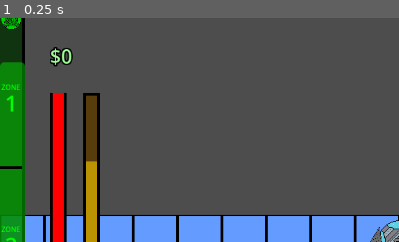
Above: before the commit, frame 1.
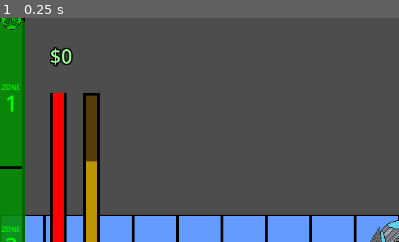
Above: after the commit, the same moment.

Repository: deruitda/ludum-dare-57
Game: Godot game, scene res://scenes/test/nick-test.tscn
Same seed, same stepped clock (60 frames per second), same inputs: the game is played once before the commit and once after it.
Inputs:
- Up to frame 1 (0.25 s): no input
The pictures show only the part of the screen within x 0-50%, y 0-50%; the shares and areas given below are measured in that part.

The runs differ from the first frame. In frame 1, 1.0% of the frame differs, in the area x 0-7%, y 0-21%.

Commit message:
Update depth_progress_bar.gd

Diff:
--- a/scenes/hud/depth_progress_bar.gd
+++ b/scenes/hud/depth_progress_bar.gd
@@ -5,20 +5,22 @@
 
 func _ready() -> void:
 	SignalBus.set_current_depth.connect(_update_current_depth)
-	modulate = get_health_color(1.0)
+	modulate = get_health_color()
 
 
 func _update_current_depth(current_depth: float) -> void:
 	var val = current_depth / (GameState.TOTAL_DEPTH / GameState.PIXEL_SIZE)
 	sub_progress_icon.anchor_bottom = val
 	sub_progress_icon.anchor_top = val
+	value = 100 - (val * 100)
 
-	modulate = get_health_color(val)
+	modulate = get_health_color()
 
-func get_health_color(percentage: float) -> Color:
+func get_health_color() -> Color:
+	var percent = value / 100.0
 
-	var red = Color.RED    # Full red
-	var green = Color.GREEN # Full greens
+	var red = Color(1, 0, 0)     # Full red
+	var green = Color(0, 1, 0)   # Full green
 
 	# Lerp from red to green (low health = red, high health = green)
-	return green.lerp(red, percentage)
+	return red.lerp(green, percent)
